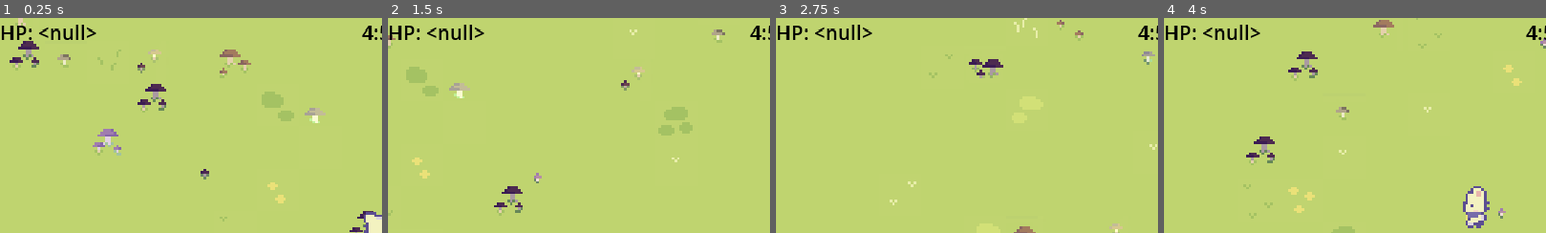
Above: before the commit, frames 1-4 (left to right).
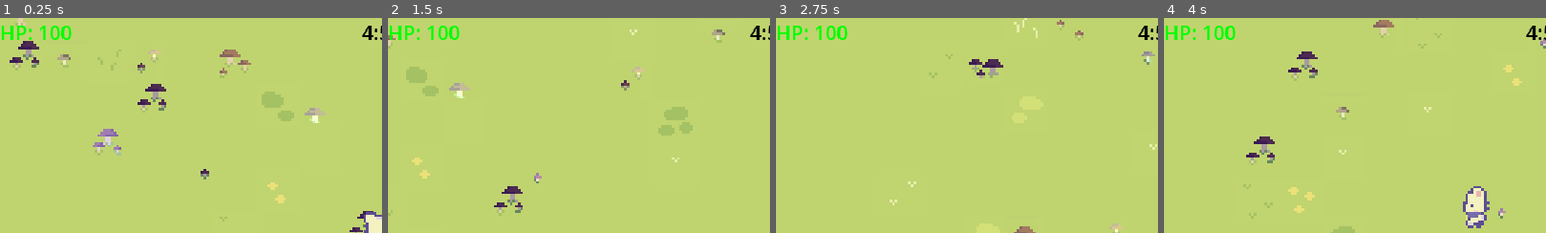
Above: after the commit, the same moments.

Repository: pick-ax-e/Mini-Jam-156-Jame-Gam-29
Game: Godot game, scene res://scenes/main.tscn
The game is run twice, just before and just after one commit, with the same random seed, the same clock (stepped at 60 frames per second) and the same inputs.
Inputs:
- Up to frame 1 (0.25 s): no input
- Up to frame 2 (1.5 s): tap Enter at 0.5 s; hold D (move_right) 0.53-1.28 s; hold 1 (attack1) 0.53-1.28 s; hold S (move_back) from 1.28 s (still down); tap 2 (attack2) at 1.35 s
- Up to frame 3 (2.75 s): release S (move_back) at 2.03 s; hold D (move_right) from 2.03 s (still down); hold 1 (attack1) from 2.03 s (still down)
- Up to frame 4 (4 s): release D (move_right) at 2.78 s; release 1 (attack1) at 2.78 s; hold W (move_forward) 2.78-3.53 s; tap 2 (attack2) at 2.85 s; hold A (move_left) from 3.53 s (still down); hold 1 (attack1) from 3.53 s (still down)
The pictures show only the part of the screen within x 0-50%, y 0-50%; the shares and areas given below are measured in that part.

The runs differ from the first frame. In frame 1, 0.9% of the frame differs, in the area x 0-26%, y 3-11%; in frame 2, 0.9%; in frame 3, 0.9%; in frame 4, 0.9%.
Error before the commit: Invalid access to property or key 'player_health' on a base object of type 'Nil'. (res://scripts/health_label.gd:3)

Commit message:
Fix variable

Diff:
--- a/scripts/health_label.gd
+++ b/scripts/health_label.gd
@@ -1,14 +1,15 @@
 extends Label
 
-@onready var health = Singleton.player_node.player_health
+@onready var health
 
 # Called when the node enters the scene tree for the first time.
 func _ready():
-	pass # Replace with function body.
+	health = 100
 
 
 # Called every frame. 'delta' is the elapsed time since the previous frame.
 func _process(delta):
+	health = Singleton.player_node.player_health
 	text = "HP: " + str(health)
 	if health > 75:
 		set("theme_override_colors/font_color", Color(0.0,1.0,0.0,1.0))
